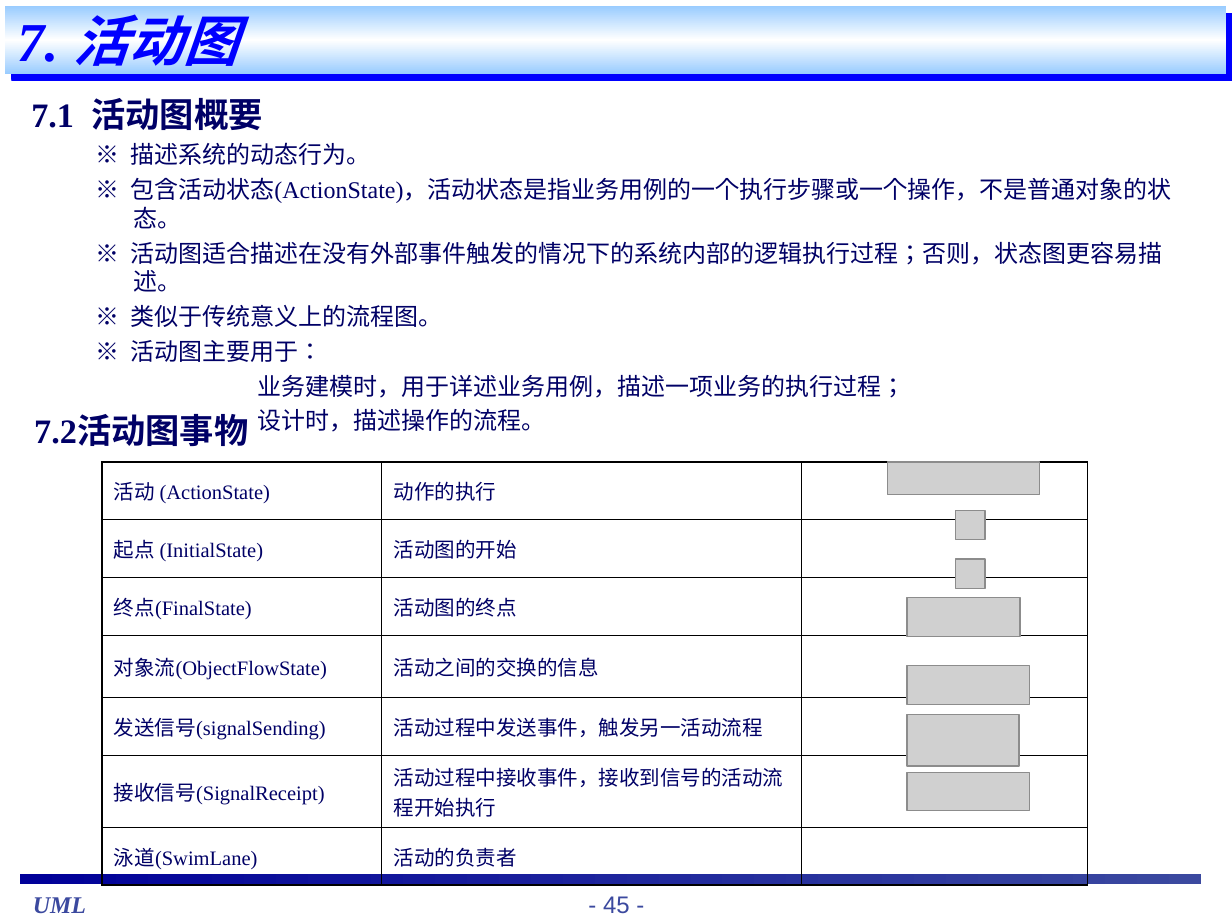
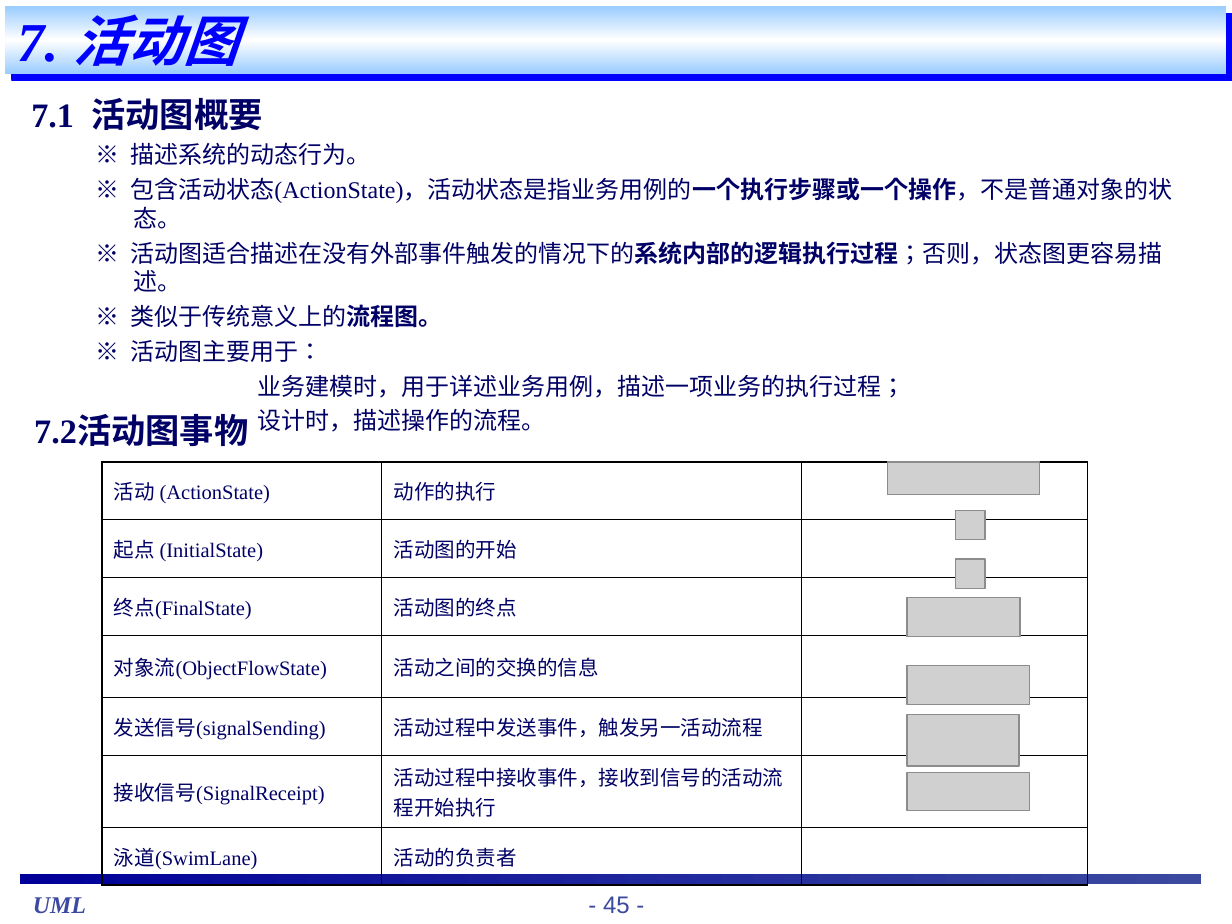
Before and after one commit to theSnowBoy/Tju_car_working, a slide deck: slide 45 of uml 学习/网上寻找课件/UML基础教程(内部使用教程).ppt. Drawn at 1232x924 pixels with LibreOffice and Linux fonts; fonts in the diff are those of the drawing; grey boxes stand for pictures. Boxes give left, top, right and bottom in pixels: in the first picture for what was removed or moved away, otherwise in the second. Text is boxed around its words. In the diff, an @@ line names an element or a change of style, - is before the commit and + after.

```diff
--- a/uml 学习/网上寻找课件/UML基础教程(内部使用教程).ppt
+++ b/uml 学习/网上寻找课件/UML基础教程(内部使用教程).ppt
@@ text at (x1=130, y1=177, x2=1172, y2=327): bold on in "包含活动状态(ActionState)，活动状态是指业务用例的一个执行步骤或一个操作，不是普通对象的状态。", "活动图适合描述在没有外部事件触发的情况下的系统内部的逻辑执行过程；否则，状态图更容易描述。", "类似于传统意义上的流程图。" @@
```
Also in this commit, not shown: 1 other slide changed, 6 other files.
